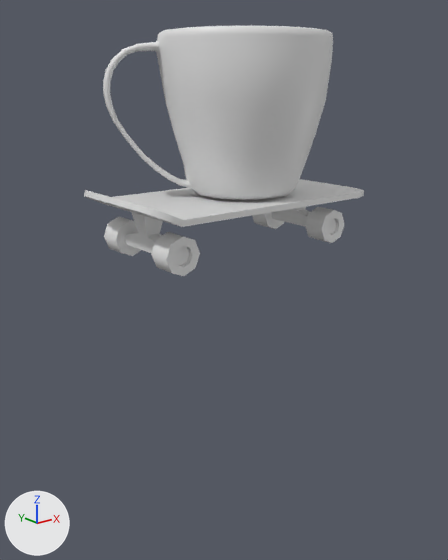
Two versions of the FBX model Assets/FBX/characters/coffee_mug.fbx, one commit apart.
One viewpoint serves both versions: a 50 mm camera at (-3.36, -3.94, 3.98) aimed at (-0.14, 0.08, 2.37). The axes (+X, +Y, +Z) are drawn at lower left. The lights are the same throughout.

Before the edit, the objects in view are built like this:
```python
me_coffee_idle_mesh = bpy.data.meshes.new('coffee_idle_mesh')
me_coffee_idle_mesh.from_pydata(...)  # 649 vertices, 631 faces; spans x -1.24..0.99, y -0.68..0.68, z -0.44..1.25
ob_coffee_idle_vat = bpy.data.objects.new('coffee_idle_vat', me_coffee_idle_mesh)
ob_coffee_idle_vat.location = (0.0, 0.0, 3.113)
```
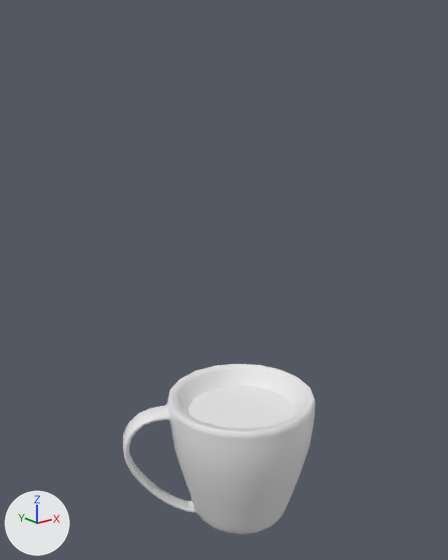
Commit message: just mug

Location of each change, (x1, y1, x2, y2) in pixels of the pictures (448 x 560 px; the box of a moved part takes in the faces that stretch with it):
'coffee_idle_vat', reshaped, moved (31% narrower, 32% shorter): before (84, 25, 364, 276); after (123, 364, 315, 534)
part 1 of me_coffee_idle_mesh, moved or reshaped (not visible afterwards): before (84, 179, 364, 227)
part 2 of me_coffee_idle_mesh, moved or reshaped (not visible afterwards): before (272, 207, 310, 226)
part 3 of me_coffee_idle_mesh, moved or reshaped (not visible afterwards): before (305, 207, 345, 243)
part 4 of me_coffee_idle_mesh, moved or reshaped (not visible afterwards): before (252, 212, 284, 229)
part 5 of me_coffee_idle_mesh, moved or reshaped (not visible afterwards): before (125, 212, 163, 254)
part 6 of me_coffee_idle_mesh, moved or reshaped (not visible afterwards): before (151, 232, 200, 276)
part 7 of me_coffee_idle_mesh, moved or reshaped (not visible afterwards): before (104, 217, 141, 256)

What changed in the scene script:
```text
Change me_coffee_idle_mesh:
    where me_coffee_idle_mesh.from_pydata(...)  # 649 vertices, 631 faces; spans x -1.24..0.99, y -0.68..0.68, z -0.44..1.25
    used by ob_coffee_idle_vat; location = (0.0, 0.0, 3.113)
    me_coffee_idle_mesh part 1: the loose piece of 28 vertices spanning x -1.24..0.99, y -0.56..0.56, z -0.05..0.11 is scaled about its middle by (0.101, 0.101, 0.1), then moved by (0.11, 0.0, 0.18)
    me_coffee_idle_mesh part 2: the loose piece of 16 vertices spanning x 0.56..0.75, y -0.24..0.28, z -0.33..-0.05 is scaled about its middle by (0.102, 0.1, 0.101), then moved by (-0.6, -0.02, 0.37)
    me_coffee_idle_mesh part 3: the loose piece of 32 vertices spanning x 0.51..0.8, y -0.43..-0.24, z -0.44..-0.15 is scaled about its middle by (0.1, 0.102, 0.1), then moved by (-0.6, 0.3, 0.47)
    me_coffee_idle_mesh part 4: the loose piece of 32 vertices spanning x 0.51..0.8, y 0.28..0.48, z -0.44..-0.15 is scaled about its middle by (0.1, 0.102, 0.1), then moved by (-0.6, -0.34, 0.47)
    me_coffee_idle_mesh part 5: the loose piece of 16 vertices spanning x -1.01..-0.83, y -0.24..0.28, z -0.33..-0.05 is scaled about its middle by (0.1, 0.1, 0.101), then moved by (0.82, -0.02, 0.37)
    me_coffee_idle_mesh part 6: the loose piece of 32 vertices spanning x -1.07..-0.77, y -0.43..-0.24, z -0.44..-0.15 is scaled about its middle by (0.099, 0.102, 0.1), then moved by (0.82, 0.3, 0.47)
    me_coffee_idle_mesh part 7: the loose piece of 32 vertices spanning x -1.07..-0.77, y 0.28..0.48, z -0.44..-0.15 is scaled about its middle by (0.099, 0.102, 0.1), then moved by (0.82, -0.34, 0.47)
Change ob_coffee_idle_vat:
    ob_coffee_idle_vat.location: (0.0, 0.0, 3.113) -> (0.0, 0.0, 0.0)
```
